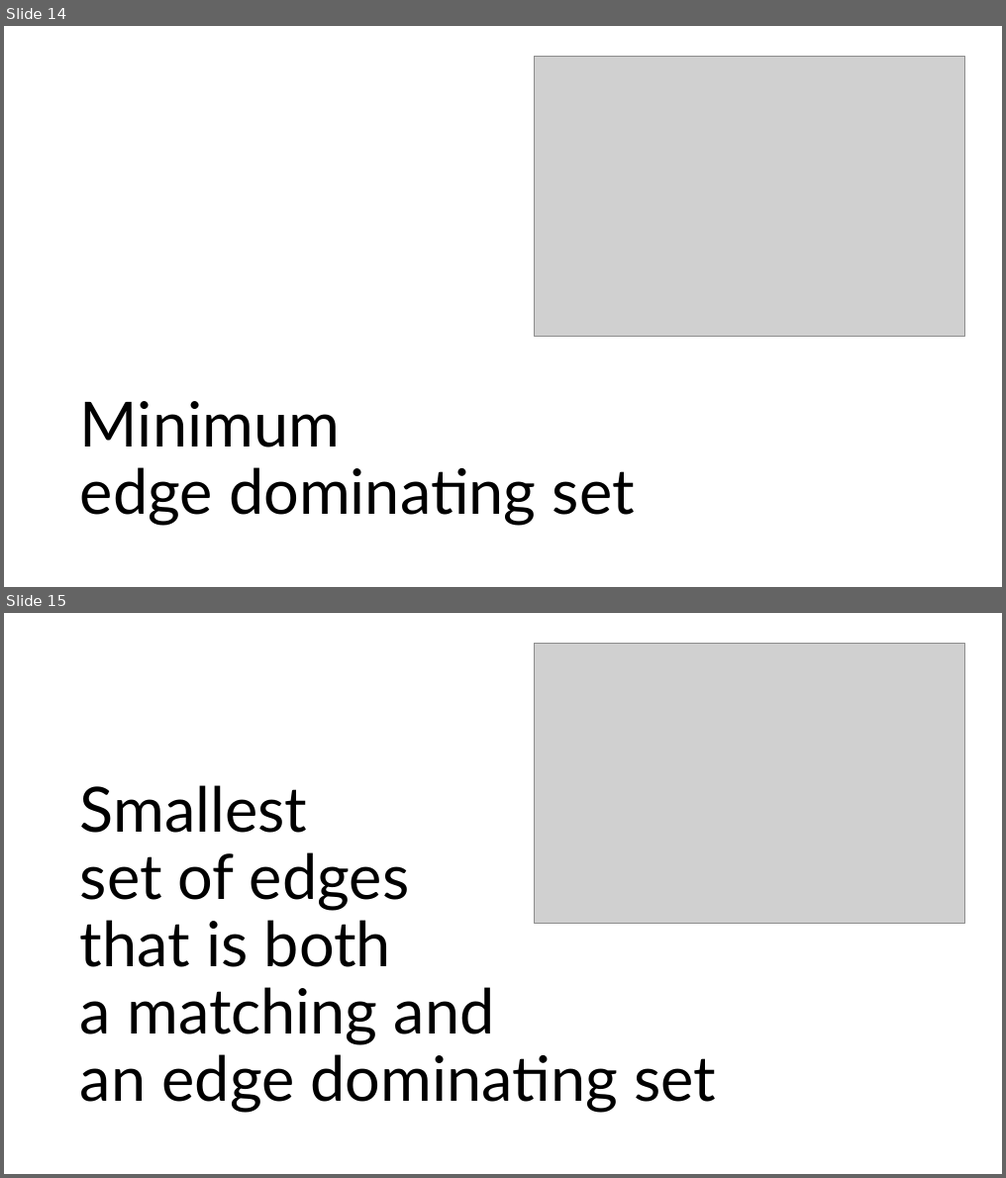
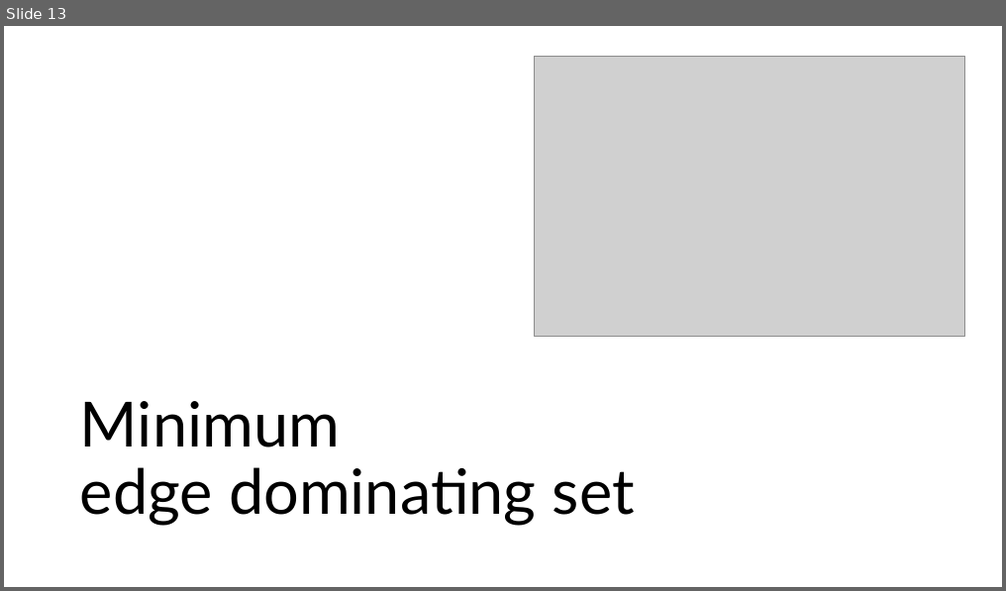
Before and after one commit to suomela/da2020, a slide deck: slides/da2022-lecture-02.pptx. Shown one above the other, each under a label of ours: slides 14 and 15 before the commit, slide 13 after it. The pictures are 1006x1178 and 1006x591 pixels, drawn with LibreOffice and Linux fonts; fonts in the diff are those of the drawing; grey boxes stand for pictures. Boxes give left, top, right and bottom in pixels: in the first picture for what was removed or moved away, otherwise in the second. Text is boxed around its words. In the diff, an @@ line names an element or a change of style, - is before the commit and + after.

```diff
--- a/slides/da2022-lecture-02.pptx
+++ b/slides/da2022-lecture-02.pptx
@@ slide 15 removed at <box>4,613,1002,1174</box>, background #FFFFFF @@
@@ picture removed at <box>534,643,964,923</box> @@
@@ text removed at <box>80,785,716,1113</box> @@
-Smallest
-set of edges
-that is both
-a matching and
-an edge dominating set
@@ what was slide 14 is now slide 13 @@
```
Also in this commit, not shown: 9 other slides removed, 1 other file.
